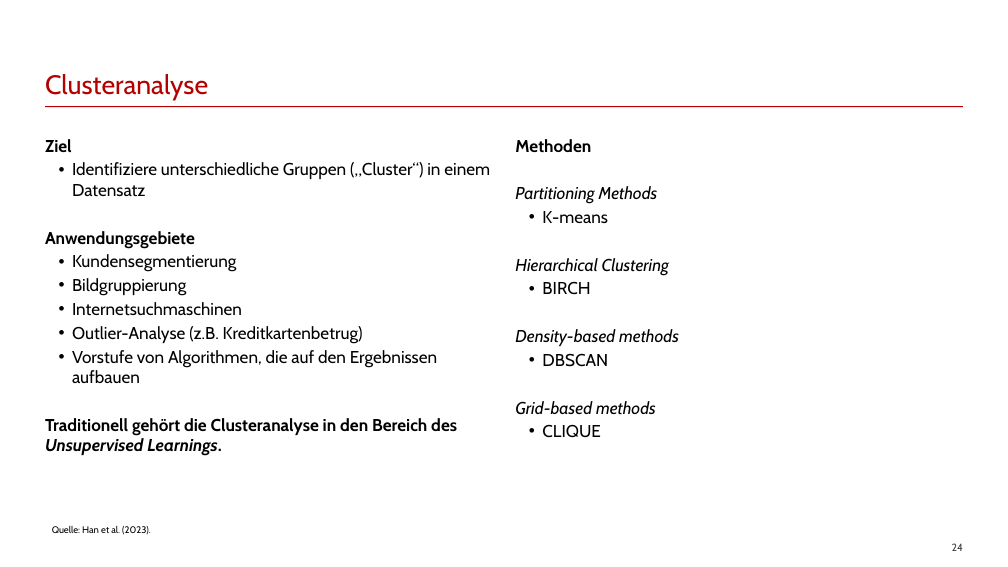
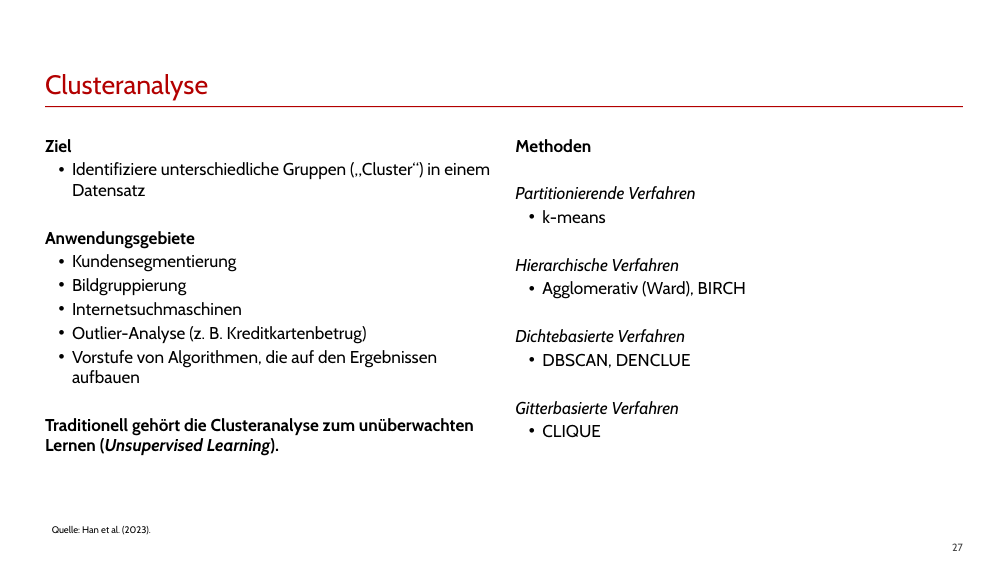
Before and after one commit to franzmohr/intro-data-mining-de, a slide deck: slide 27 of data-mining.odp (slide 24 before the commit). Drawn at 1008x567 pixels with LibreOffice and Linux fonts; fonts in the diff are those of the drawing. Boxes give left, top, right and bottom in pixels: in the first picture for what was removed or moved away, otherwise in the second. Text is boxed around its words. In the diff, an @@ line names an element or a change of style, - is before the commit and + after.

```diff
--- a/data-mining.odp
+++ b/data-mining.odp
@@ text at box(515, 186, 746, 415): text changed @@
-Partitioning Methods
-• K-means
-Hierarchical Clustering
-• BIRCH
-Density-based methods
-• DBSCAN
-Grid-based methods
+Partitionierende Verfahren
+• k-means
+Hierarchische Verfahren
+• Agglomerativ (Ward), BIRCH
+Dichtebasierte Verfahren
+• DBSCAN, DENCLUE
+Gitterbasierte Verfahren
@@ text at box(72, 326, 367, 344): spaces changed @@
-• Outlier-Analyse (z.B. Kreditkartenbetrug)
+• Outlier-Analyse (z. B. Kreditkartenbetrug)
@@ text at box(45, 418, 474, 456): text changed @@
-Traditionell gehört die Clusteranalyse in den Bereich des Unsupervised Learnings.
+Traditionell gehört die Clusteranalyse zum unüberwachten Lernen (Unsupervised Learning).
@@ page number at box(952, 543, 963, 551): text changed @@
-24
+27
```
Also in this commit, not shown: 24 other slides changed, 5 slides added, 8 other files.
